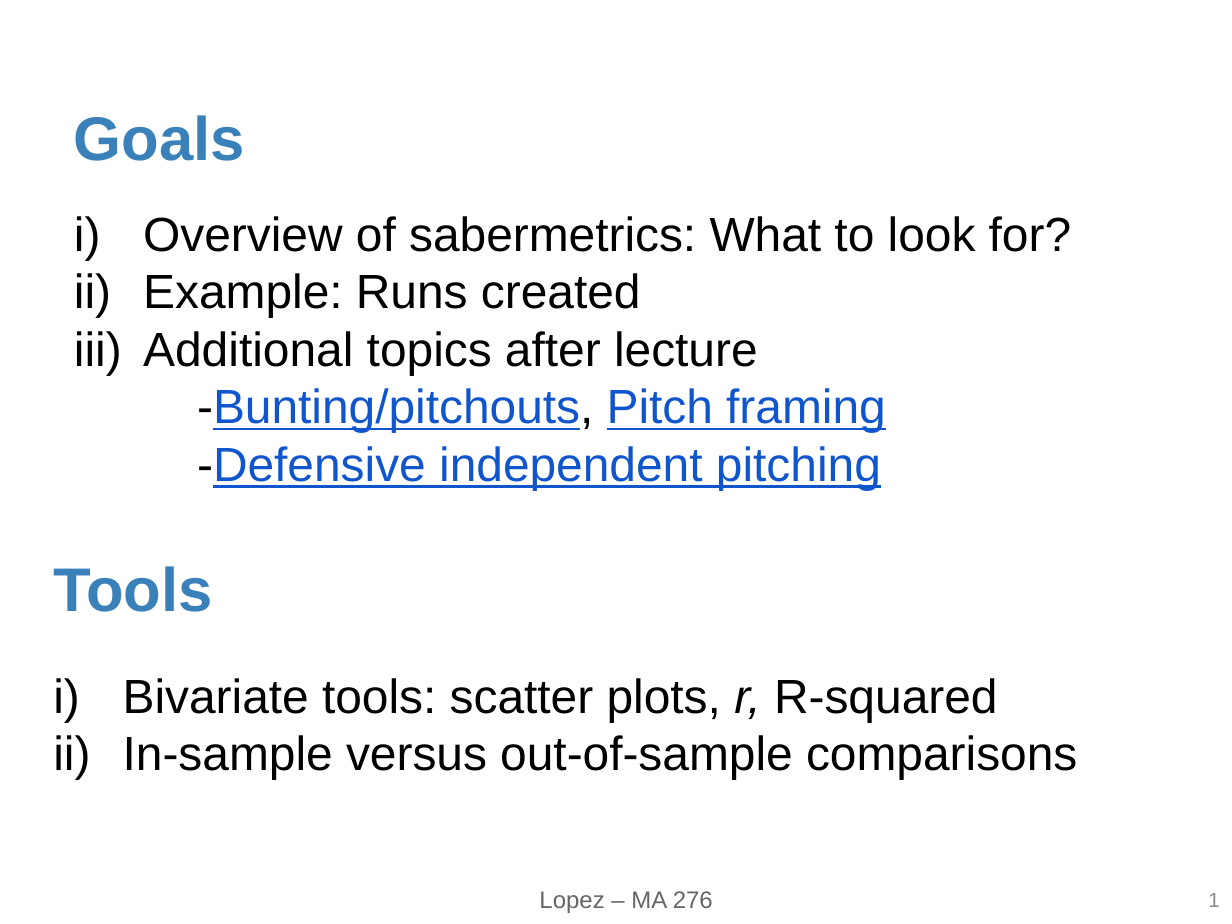
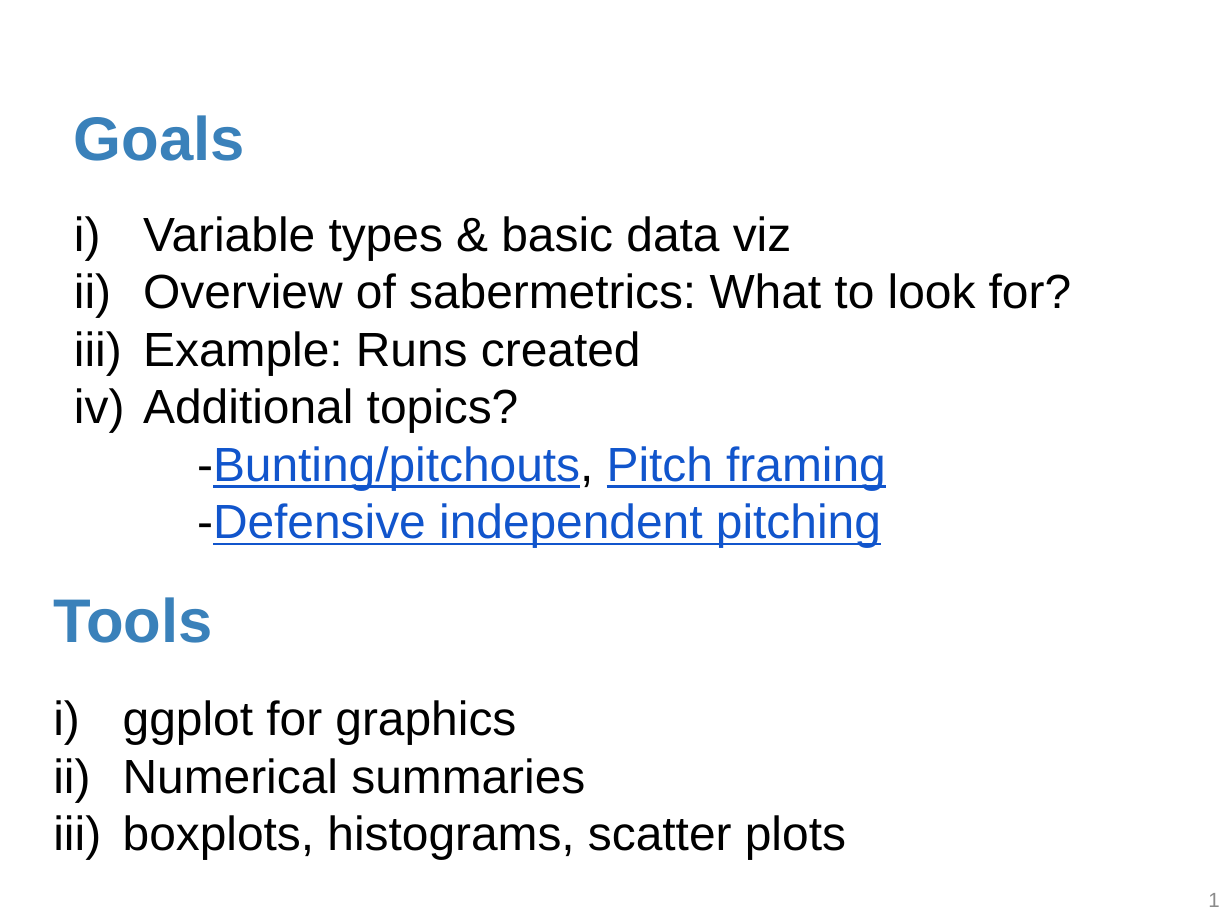
Before and after one commit to statsbylopez/FYE_18, a slide deck: slide 2 of Notes/lecture2.pptx. Drawn at 1232x924 pixels with LibreOffice and Linux fonts; fonts in the diff are those of the drawing. Boxes give left, top, right and bottom in pixels: in the first picture for what was removed or moved away, otherwise in the second. Text is boxed around its words. In the diff, an @@ line names an element or a change of style, - is before the commit and + after.

Commit message:
lecture 2 final

```diff
--- a/Notes/lecture2.pptx
+++ b/Notes/lecture2.pptx
@@ text at (143, 216, 792, 260): paragraph added @@
+i) Variable types & basic data viz
@@ text at (143, 388, 519, 432): text changed @@
-iii) Additional topics after lecture
+iv) Additional topics?
@@ text "Tools": place and size @@
-text "Tools" at (53, 566, 212, 612)
+text "Tools" at (53, 597, 212, 643)
@@ text at (123, 700, 846, 860): text changed @@
-i) Bivariate tools: scatter plots, r, R-squared
-ii) In-sample versus out-of-sample comparisons
+i) ggplot for graphics
+ii) Numerical summaries
+iii) boxplots, histograms, scatter plots
@@ text removed at (539, 891, 713, 913) @@
-Lopez – MA 276
```
Also in this commit, not shown: 6 other slides changed, 17 slides added, 18 slides removed.
